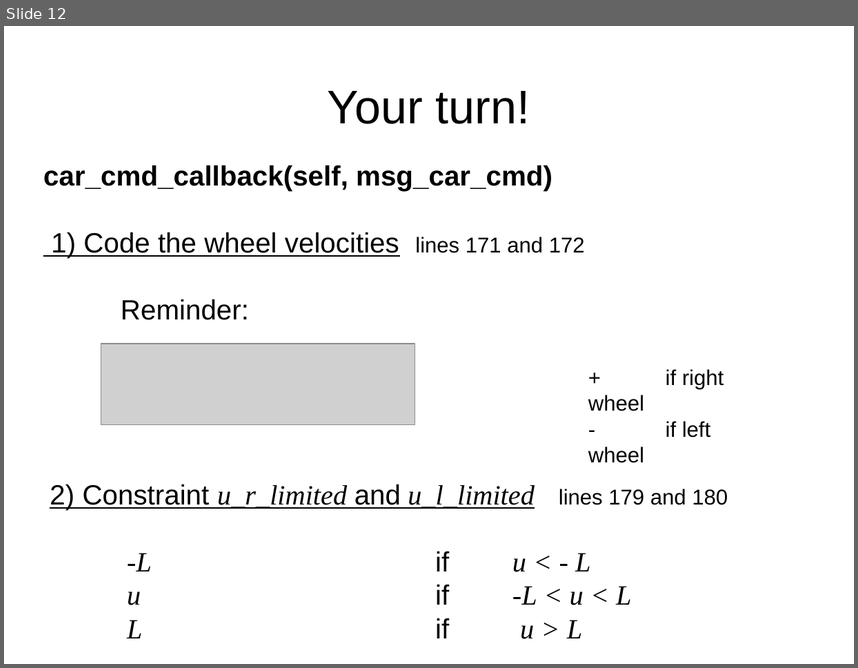
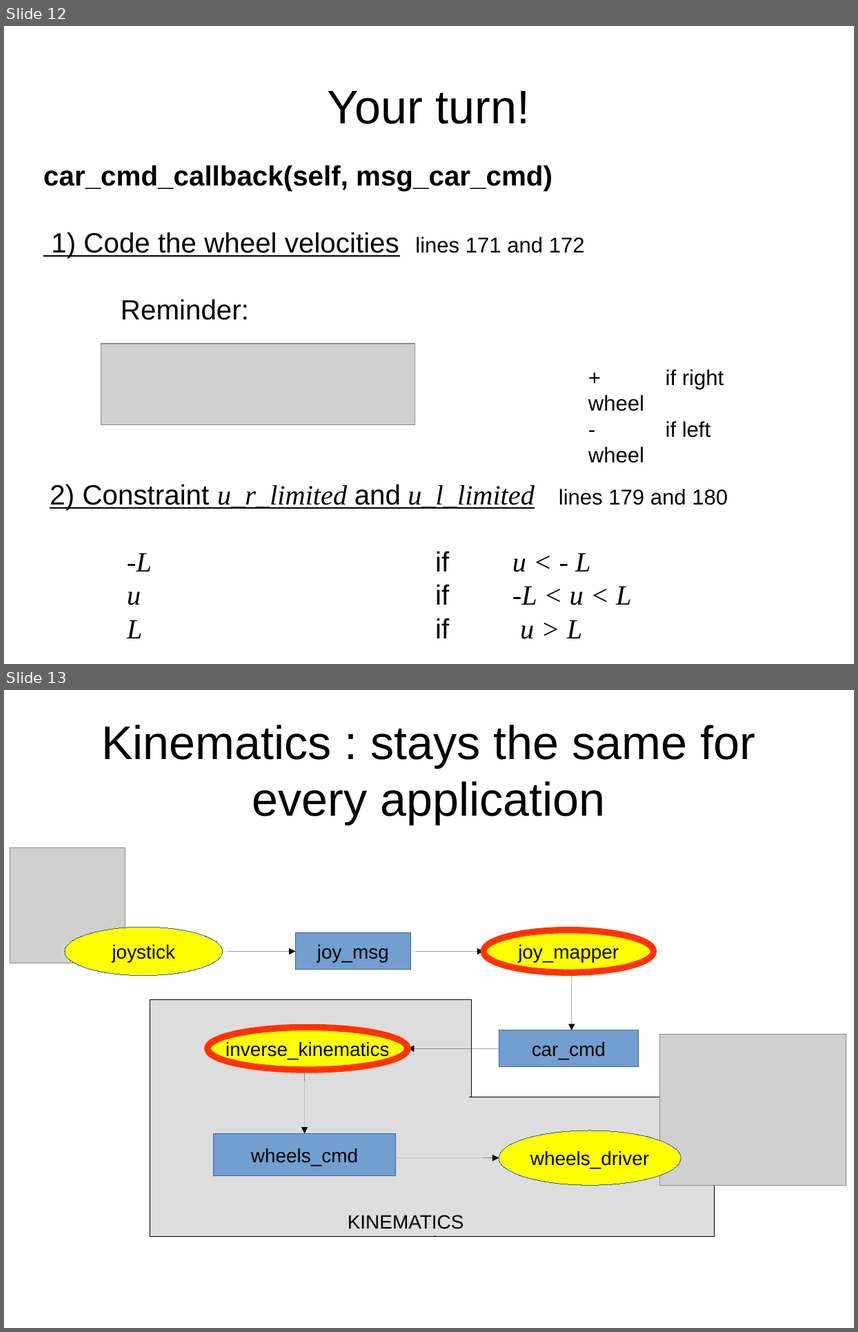
Before and after one commit to maivincent/MISE_presentations, a slide deck: step1_joystick_drive.odp. Shown one above the other, each under a label of ours: slide 12 before the commit, slides 12 and 13 after it. The pictures are 858x668 and 858x1332 pixels, drawn with LibreOffice and Linux fonts; fonts in the diff are those of the drawing; grey boxes stand for pictures. Boxes give left, top, right and bottom in pixels: in the first picture for what was removed or moved away, otherwise in the second. Text is boxed around its words. In the diff, an @@ line names an element or a change of style, - is before the commit and + after.

Commit message:
Added one exercise + second round of corrections

```diff
--- a/step1_joystick_drive.odp
+++ b/step1_joystick_drive.odp
@@ slide 13 added at bbox=[4, 690, 854, 1328], background #FFFFFF @@
@@ title added at bbox=[101, 724, 755, 824], 44 pt, text #000000 @@
+Kinematics : stays the same for every application
@@ picture added at bbox=[10, 848, 126, 964] @@
@@ ellipse added at bbox=[65, 927, 223, 976], fill #FFFF00, outline #3465A4 0 pt, 18 pt, text #000000 @@
+joystick
@@ rectangle added at bbox=[296, 933, 411, 969], fill #729FCF, outline #3465A4 0 pt, 18 pt, text #000000 @@
+joy_msg
@@ ellipse added at bbox=[484, 930, 653, 972], fill #FFFF00, outline #FF3300 6.01 pt, 18 pt, text #000000 @@
+joy_mapper
@@ arrow added from (222, 952) to (296, 952), #000000 0 pt @@
@@ arrow added from (411, 952) to (484, 952), #000000 0 pt @@
@@ arrow added from (572, 972) to (572, 1030), #000000 0 pt @@
@@ rectangle added at bbox=[150, 1000, 471, 1237], fill #DDDDDD, outline #000000 0 pt @@
@@ ellipse added at bbox=[208, 1027, 408, 1069], fill #FFFF00, outline #FF3300 6.01 pt, 18 pt, text #000000 @@
+inverse_kinematics
@@ rectangle added at bbox=[499, 1030, 639, 1067], fill #729FCF, outline #3465A4 0 pt, 18 pt, text #000000 @@
+car_cmd
@@ picture added at bbox=[660, 1034, 846, 1185] @@
@@ arrow added from (499, 1049) to (408, 1049), #000000 0 pt @@
@@ arrow added from (305, 1069) to (305, 1134), #000000 0 pt @@
@@ rectangle added at bbox=[408, 1095, 469, 1234], fill #DDDDDD, outline #DDDDDD 0 pt @@
@@ rectangle added at bbox=[435, 1097, 715, 1237], fill #DDDDDD, outline #000000 0 pt @@
@@ rectangle added at bbox=[214, 1134, 396, 1176], fill #729FCF, outline #3465A4 0 pt, 18 pt, text #000000 @@
+wheels_cmd
@@ ellipse added at bbox=[499, 1130, 682, 1185], fill #FFFF00, outline #3465A4 0 pt, 18 pt, text #000000 @@
+wheels_driver
@@ arrow added from (396, 1157) to (499, 1157), #000000 0 pt @@
@@ text added at bbox=[348, 1214, 464, 1229], 18 pt, text #000000 @@
+KINEMATICS
```
